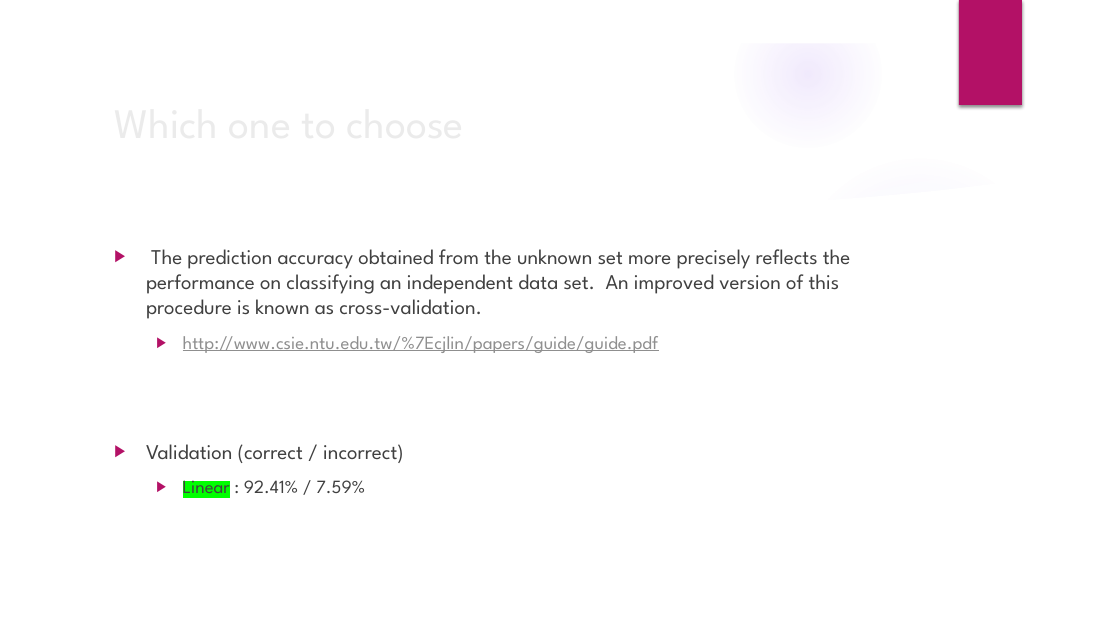
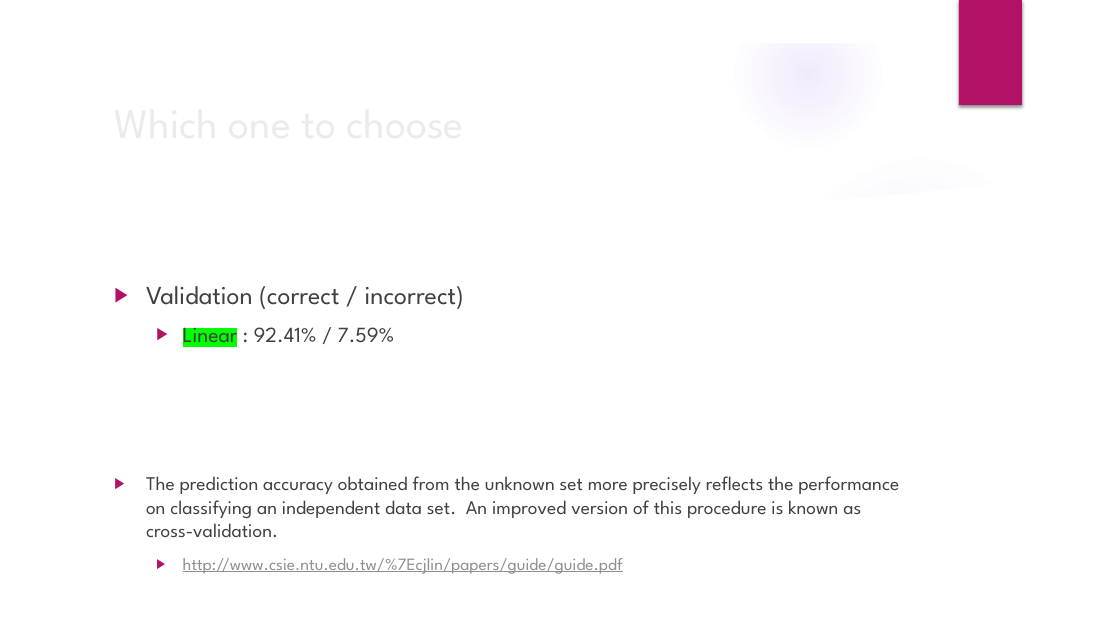
Before and after one commit to GregSimpson/SupportVectorMachine-CancerClassification, a slide deck: slide 13 of docs/gsimpson-CapstonePresentation.pptx. Drawn at 1120x630 pixels with LibreOffice and Linux fonts; fonts in the diff are those of the drawing; background and template pictures are left out. Boxes give left, top, right and bottom in pixels: in the first picture for what was removed or moved away, otherwise in the second. Text is boxed around its words. In the diff, an @@ line names an element or a change of style, - is before the commit and + after.

```diff
--- a/docs/gsimpson-CapstonePresentation.pptx
+++ b/docs/gsimpson-CapstonePresentation.pptx
@@ text at (146,286,464,349): paragraphs added @@
+▶ Validation (correct / incorrect)
+  ▶ Linear : 92.41% / 7.59%
@@ text at (146,444,404,500): paragraphs removed @@
-▶ Validation (correct / incorrect)
-  ▶ Linear : 92.41% / 7.59%
@@ text at (146,476,899,574): size 18 to 16.6 pt in "The prediction accuracy obtained from the unknown ..."; size 16 to 14.8 pt in "http://www.csie.ntu.edu.tw/%7Ecjlin/papers/guide/guide.pdf" @@
```
Also in this commit, not shown: 8 other slides changed, 2 slides removed, 1 other file.
